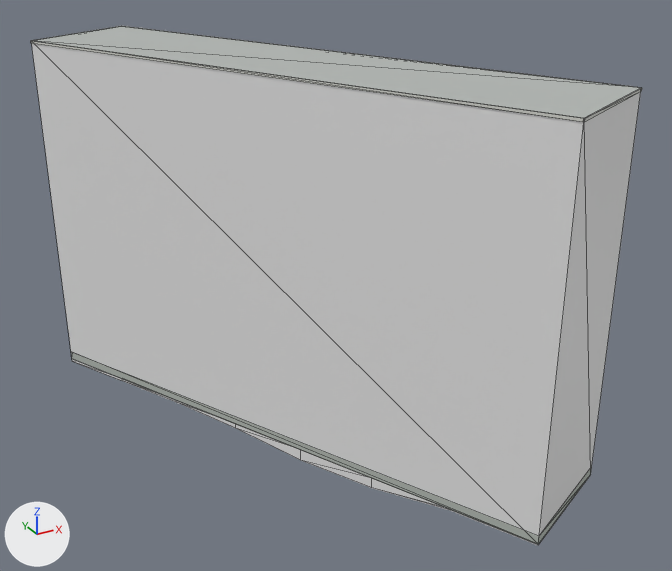
Before and after pictures for a commit that changed the glTF model public/models/buildings/osm-way-570947103.glb.
Rendered twice from a 50 mm camera at (-15.6, -31.4, 21.3) aimed at (1.0, -1.0, 6.1). Every picture has the same lights, and +X, +Y and +Z are marked at lower left. The picture after the commit comes second. Mesh edges are drawn as thin lines. Where no turn or scale is listed for an object, it has been applied to the vertices. Vertices at exactly the same position are counted once.

Script lines for the objects in view, before the commit:
```python
ob_building_foundation_570947103 = bpy.data.objects.new('building foundation 570947103', me_building_foundation_570947103)
ob_building_foundation_570947103.location = (0.0, 0.0, 0.0)
ob_reality_570947103_near_reality_flat_weathered_roof = bpy.data.objects.new('reality 570947103 near reality flat weathered roof', me_reality_570947103_near_reality_flat_weathered_roof)
ob_reality_570947103_near_reality_flat_weathered_roof.location = (0.0, 0.0, 0.0)
ob_reality_570947103_near_reality_pale_aluminum_sill = bpy.data.objects.new('reality 570947103 near reality pale aluminum sill', me_reality_570947103_near_reality_pale_aluminum_sill)
ob_reality_570947103_near_reality_pale_aluminum_sill.location = (0.0, 0.0, 0.0)
# also in view: 'reality 570947103 near reality concrete plinth' at (0.0, 0.0, 0.2); 'reality 570947103 near reality aged pale plaster' at (0.0, 0.0, 7.5)
```
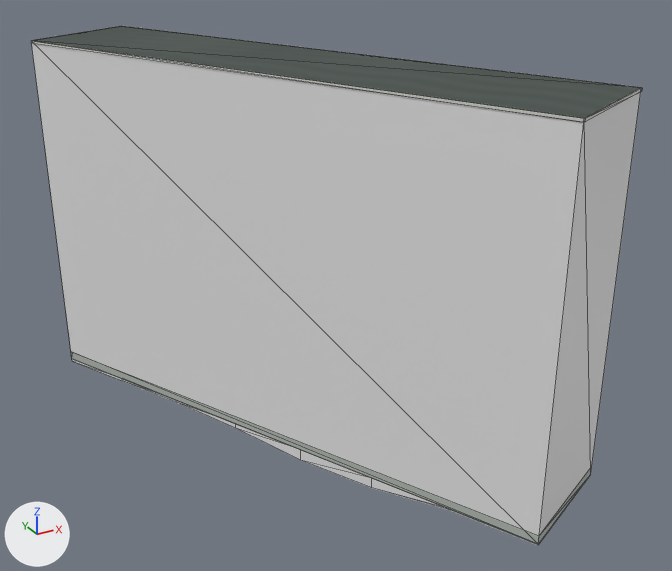
Location of each change, [x1, y1, x2, y2] in pixels of the pictures (672 x 571 px):
'reality 570947103 near reality flat weathered roof', surface changed (darker)
    both: [33, 26, 640, 118]
part 1 of me_reality_570947103_near_reality_pale_aluminum_sill, reshaped
    before: [43, 26, 642, 122]
    after: [37, 26, 642, 122]

The change in detail:
Picture 'roof-color' (img_roof_color) is new.
In material 'reality flat weathered roof' (mat_reality_flat_weathered_roof), base_color is no longer (0.451, 0.475, 0.455), grey #b3b7b4.
In material 'reality flat weathered roof' (mat_reality_flat_weathered_roof), texture is now set to img_roof_color.
me_reality_570947103_near_reality_pale_aluminum_sill is used by ob_reality_570947103_near_reality_pale_aluminum_sill; location (0.0, 0.0, 0.0).
me_reality_570947103_near_reality_pale_aluminum_sill had 16 vertices, 8 faces and spanned x -7.7..7.6, y -11.9..11.9, z 14.9..15.0.
me_reality_570947103_near_reality_pale_aluminum_sill now has 20 vertices, 16 faces and spans x -7.7..7.6, y -11.9..11.9, z 14.9..15.0.
Part 1, on me_reality_570947103_near_reality_pale_aluminum_sill:
7 faces are deleted.
4 vertices are added at (-7.6, 9.6, 15.0), (-3.1, 11.9, 15.0), (7.6, -9.6, 15.0), (3.1, -11.9, 15.0).
15 new faces join them.
